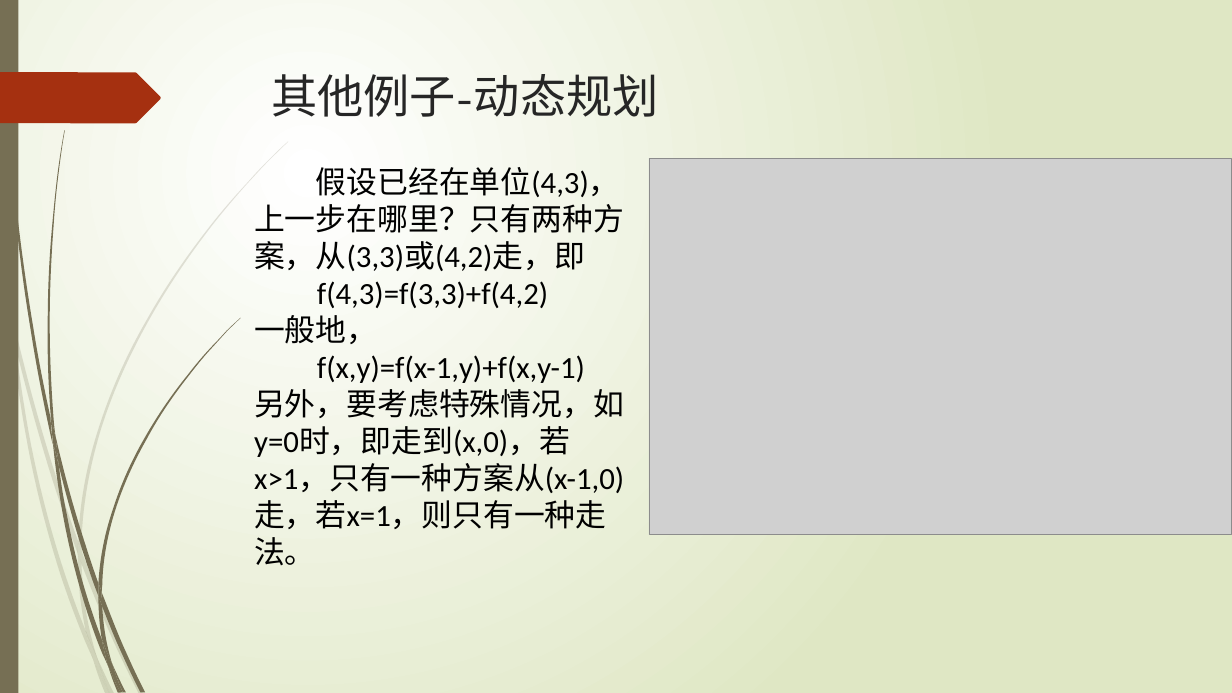
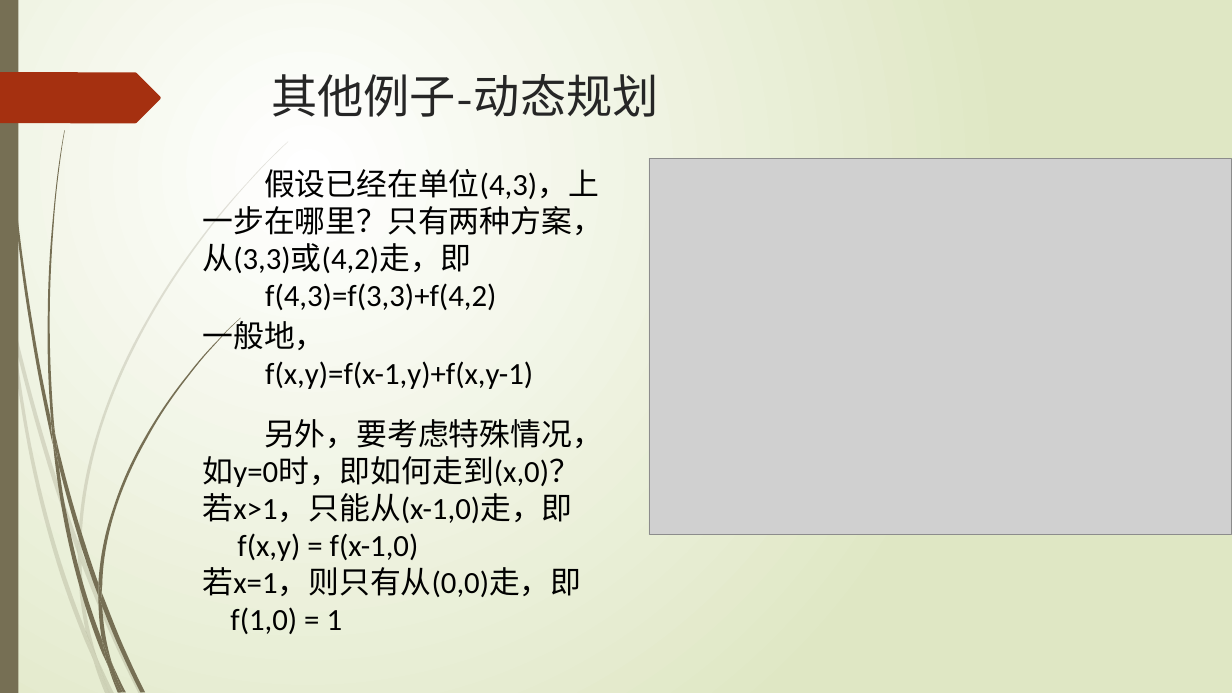
Before and after one commit to hongm32/2020design, a slide deck: slide 18 of 【第10课】递归算法/【第10课】递归算法.pptx (slide 19 before the commit). Drawn at 1232x693 pixels with LibreOffice and Linux fonts; fonts in the diff are those of the drawing; grey boxes stand for pictures. Boxes give left, top, right and bottom in pixels: in the first picture for what was removed or moved away, otherwise in the second. Text is boxed around its words. In the diff, an @@ line names an element or a change of style, - is before the commit and + after.

```diff
--- a/【第10课】递归算法/【第10课】递归算法.pptx
+++ b/【第10课】递归算法/【第10课】递归算法.pptx
@@ text "假设已经在单位(4,3)，上一步在哪里？只有两种方案，从(3,3)或(4,2)走，即": place and size @@
-text "假设已经在单位(4,3)，上一步在哪里？只有两种方案，从(3,3)或(4,2)走，即" at (254, 167, 624, 529)
+text "假设已经在单位(4,3)，上一步在哪里？只有两种方案，从(3,3)或(4,2)走，即" at (203, 169, 603, 310)
@@ text added at (203, 318, 533, 389), 24 pt, text #000000 @@
+一般地，
+f(x,y)=f(x-1,y)+f(x,y-1)
@@ text at (254, 315, 624, 529): paragraphs removed @@
-一般地，
-f(x,y)=f(x-1,y)+f(x,y-1)
-另外，要考虑特殊情况，如y=0时，即走到(x,0)，若x>1，只有一种方案从(x-1,0)走，若x=1，则只有一种走法。
@@ text added at (203, 419, 603, 634), 24 pt, text #000000 @@
+另外，要考虑特殊情况，
+如y=0时，即如何走到(x,0)？
+若x>1，只能从(x-1,0)走，即
+f(x,y) = f(x-1,0)
+若x=1，则只有从(0,0)走，即
+f(1,0) = 1
```
Also in this commit, not shown: 5 other slides changed, 1 slide removed, 6 other files.
